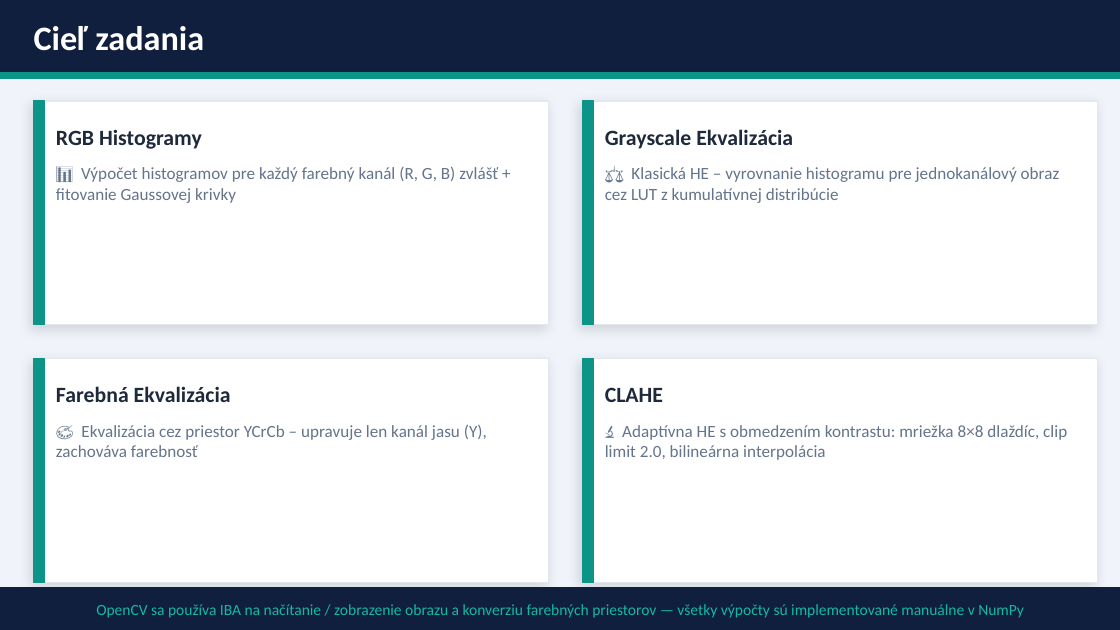
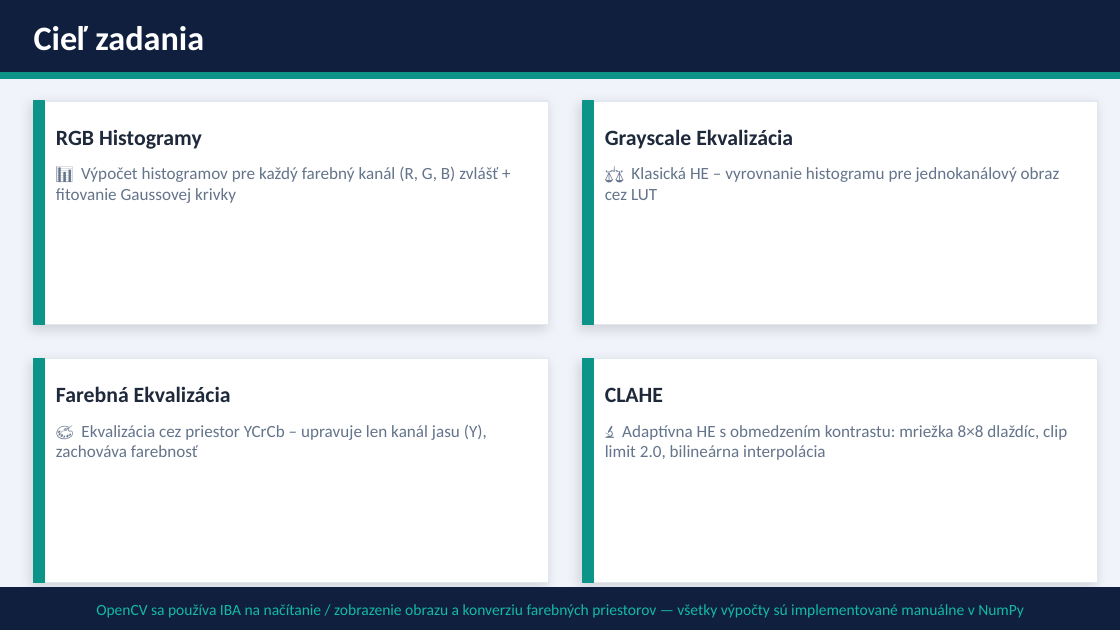
Before and after one commit to Martinbran/psvo_Kupec_Brandobur, a slide deck: slide 2 of Zadanie_3/Zadanie3_Prezentacia.pptx. Drawn at 1120x630 pixels with LibreOffice and Linux fonts; fonts in the diff are those of the drawing. Boxes give left, top, right and bottom in pixels: in the first picture for what was removed or moved away, otherwise in the second. Text is boxed around its words. In the diff, an @@ line names an element or a change of style, - is before the commit and + after.

Commit message:
last pptx

```diff
--- a/Zadanie_3/Zadanie3_Prezentacia.pptx
+++ b/Zadanie_3/Zadanie3_Prezentacia.pptx
@@ text at box(605, 167, 1060, 200): text changed @@
-⚖️ Klasická HE – vyrovnanie histogramu pre jednokanálový obraz cez LUT z kumulatívnej distribúcie
+⚖️ Klasická HE – vyrovnanie histogramu pre jednokanálový obraz cez LUT
```
